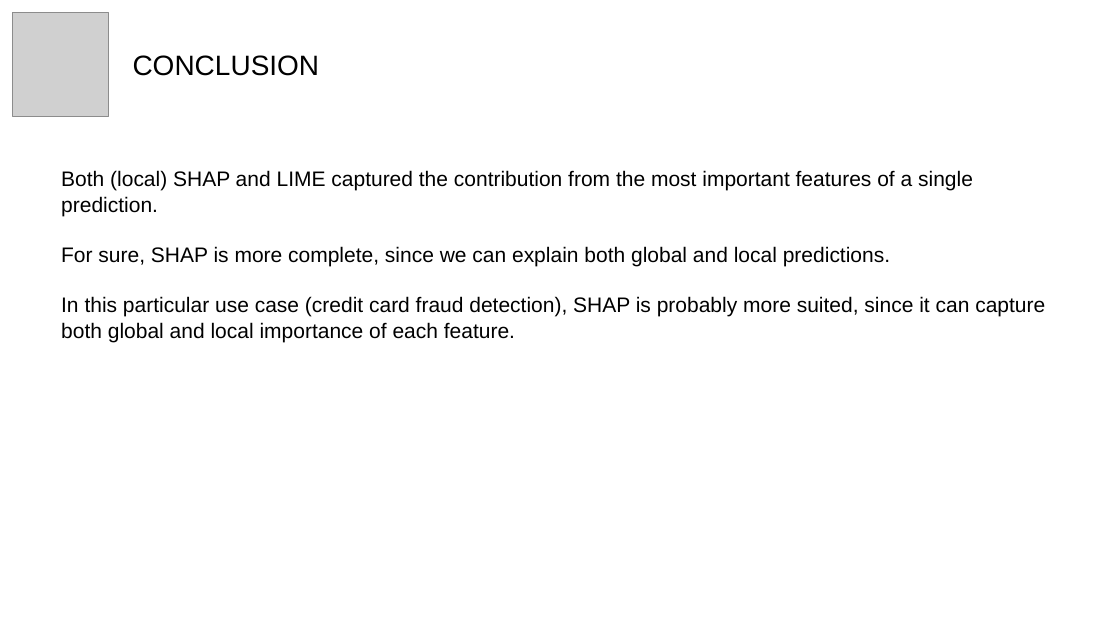
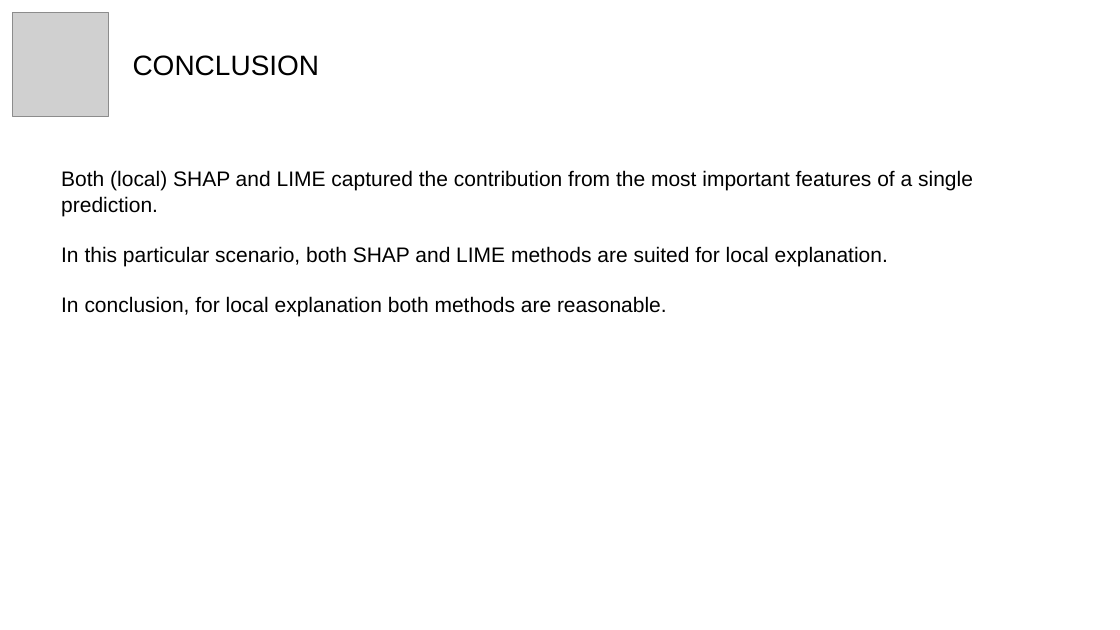
Before and after one commit to dlleonardo/credit-card-fraud-detection-xai, a slide deck: slide 17 of credit_card_fraud_detection.pptx. Drawn at 1120x630 pixels with LibreOffice and Linux fonts; fonts in the diff are those of the drawing; grey boxes stand for pictures. Boxes give left, top, right and bottom in pixels: in the first picture for what was removed or moved away, otherwise in the second. Text is boxed around its words. In the diff, an @@ line names an element or a change of style, - is before the commit and + after.

```diff
--- a/credit_card_fraud_detection.pptx
+++ b/credit_card_fraud_detection.pptx
@@ text at (x1=61, y1=246, x2=888, y2=317): text changed @@
-For sure, SHAP is more complete, since we can explain both global and local predictions.
-In this particular use case (credit card fraud detection), SHAP is probably more suited, since it can capture both global and local importance of each feature.
+In this particular scenario, both SHAP and LIME methods are suited for local explanation.
+In conclusion, for local explanation both methods are reasonable.
```
Also in this commit, not shown: 11 other slides changed, 1 slide added, 1 slide removed, 1 other file.
